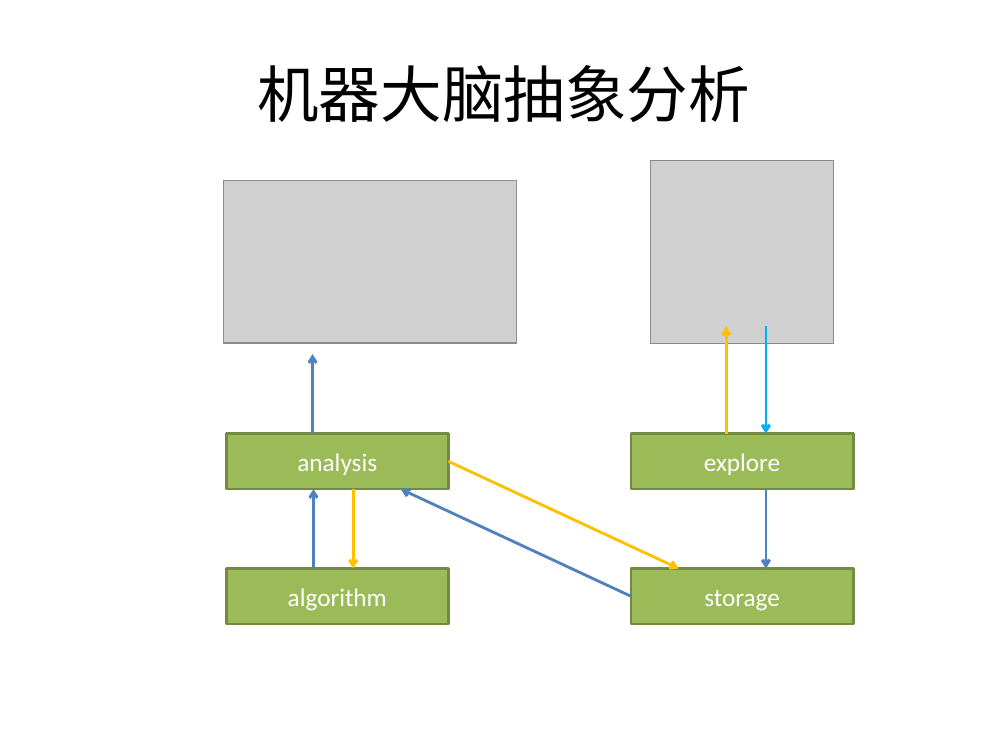
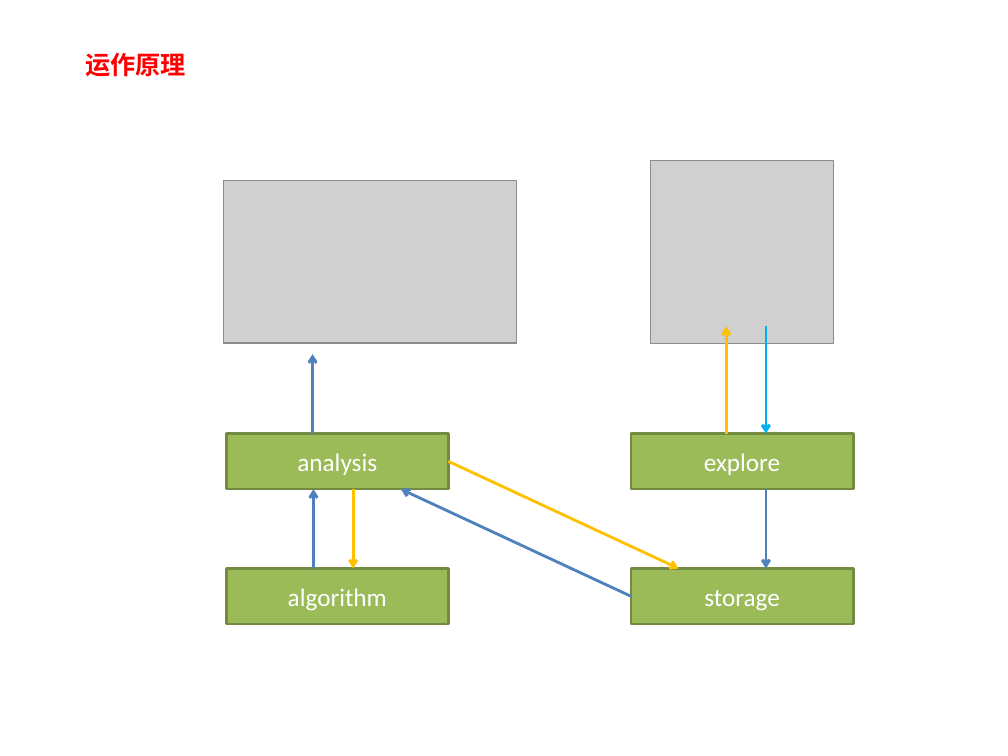
Before and after one commit to boyalearn/machine-learning, a slide deck: slide 2 of 机器大脑.pptx. Drawn at 1008x756 pixels with LibreOffice and Linux fonts; fonts in the diff are those of the drawing; grey boxes stand for pictures. Boxes give left, top, right and bottom in pixels: in the first picture for what was removed or moved away, otherwise in the second. Text is boxed around its words. In the diff, an @@ line names an element or a change of style, - is before the commit and + after.

```diff
--- a/机器大脑.pptx
+++ b/机器大脑.pptx
@@ text added at (x1=85, y1=52, x2=186, y2=77), 18 pt, text #FF0000, bold @@
+运作原理
@@ title removed at (x1=257, y1=65, x2=750, y2=122) @@
-机器大脑抽象分析
```
Also in this commit, not shown: 2 slides added, 1 slide removed.
